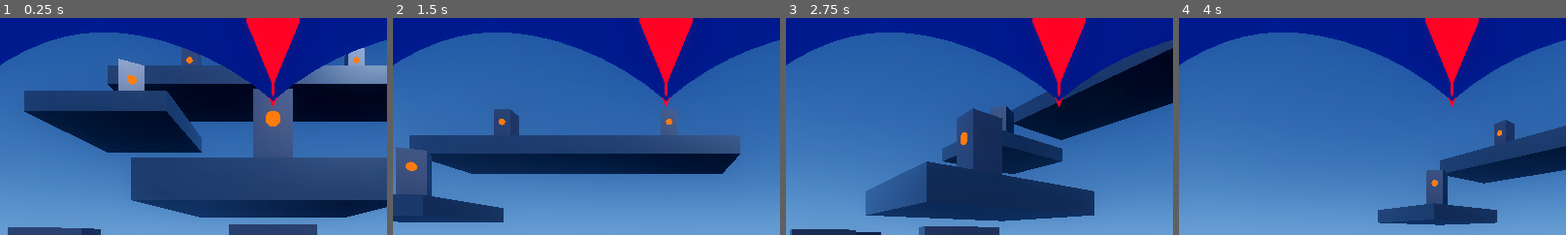
Above: before the commit, frames 1-4 (left to right).
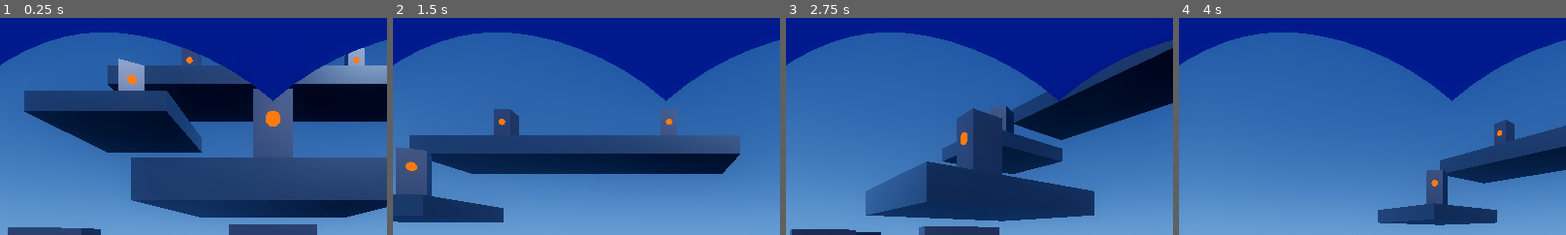
Above: after the commit, the same moments.

Repository: b6-stack/mega-man-x-remade
Game: Godot game, scene res://scenes/test_arena.tscn
The game is run twice, just before and just after one commit, with the same random seed, the same clock (stepped at 60 frames per second) and the same inputs.
Inputs (mouse positions are % of the whole screen's width and height, from its top left):
- Up to frame 1 (0.25 s): no input
- Up to frame 2 (1.5 s): tap Enter (ui_accept) at 0.5, 0.77, 1.07 s; move the mouse to (72, 45) at 0.52 s; hold D 0.53-1.25 s; hold Space 0.53-1.25 s; click (72, 45) at 0.67 s; drag from (30, 55) to (45, 70) at 1.27 s
- Up to frame 3 (2.75 s): move the mouse to (60, 28) at 2.02 s; hold D from 2.03 s (still down); hold Q from 2.03 s (still down)
- Up to frame 4 (4 s): release D at 2.75 s; release Q at 2.75 s; drag from (45, 70) to (20, 35) at 2.77 s; tap Enter (ui_accept) at 3.5, 3.77 s; move the mouse to (80, 65) at 3.52 s; hold A from 3.53 s (still down); hold Space from 3.53 s (still down)
The pictures show only the part of the screen within x 15-65%, y 0-50%; the shares and areas given below are measured in that part.

The runs differ from the first frame. In frame 1, 2.4% of the frame differs, in the area x 63-78%, y 0-42%; in frame 2, 2.4%; in frame 3, 2.4%; in frame 4, 2.4%.

Commit message:
fix(visor): raise jewel higher with ~3cm margin above peak and solidify crest housing

Diff:
--- a/scenes/player.tscn
+++ b/scenes/player.tscn
@@ -16,7 +16,7 @@
 
 [sub_resource type="PrismMesh" id="PrismMesh_center_crest"]
 material = SubResource("StandardMaterial3D_helmet_blue")
-size = Vector3(0.055, 0.045, 0.020)
+size = Vector3(0.052, 0.048, 0.036)
 
 [sub_resource type="StandardMaterial3D" id="StandardMaterial3D_jewel"]
 shading_mode = 0
@@ -28,7 +28,7 @@
 
 [sub_resource type="PrismMesh" id="PrismMesh_jewel"]
 material = SubResource("StandardMaterial3D_jewel")
-size = Vector3(0.028, 0.034, 0.034)
+size = Vector3(0.026, 0.032, 0.020)
 
 [sub_resource type="StandardMaterial3D" id="StandardMaterial3D_armor_cyan"]
 albedo_color = Color(0.04, 0.22, 0.68, 1)
@@ -198,12 +198,12 @@
 material_override = SubResource("StandardMaterial3D_helmet_blue")
 
 [node name="CenterCrest" type="MeshInstance3D" parent="XROrigin3D/XRCamera3D/HelmetVisorFrame"]
-transform = Transform3D(1, 0, 0, 0, -1, 8.74228e-08, 0, -8.74228e-08, -1, 0, 0.102, -0.160)
+transform = Transform3D(1, 0, 0, 0, -1, 8.74228e-08, 0, -8.74228e-08, -1, 0, 0.126, -0.160)
 cast_shadow = 0
 mesh = SubResource("PrismMesh_center_crest")
 
 [node name="ForeheadGem" type="MeshInstance3D" parent="XROrigin3D/XRCamera3D/HelmetVisorFrame"]
-transform = Transform3D(1, 0, 0, 0, -1, 8.74228e-08, 0, -8.74228e-08, -1, 0, 0.096, -0.158)
+transform = Transform3D(1, 0, 0, 0, -1, 8.74228e-08, 0, -8.74228e-08, -1, 0, 0.120, -0.157)
 cast_shadow = 0
 mesh = SubResource("PrismMesh_jewel")
 
